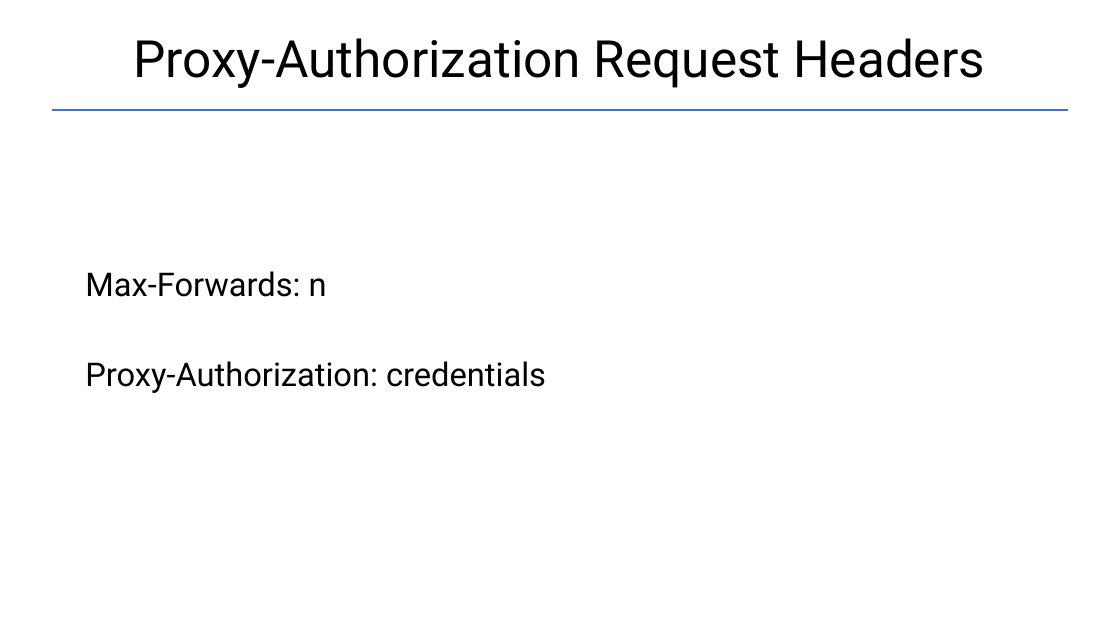
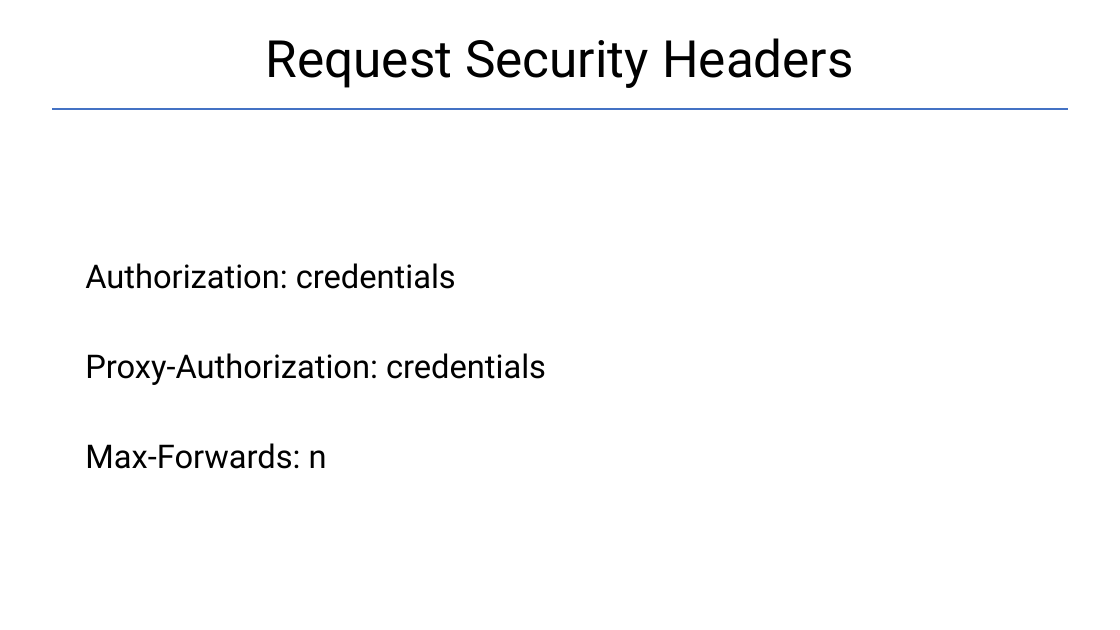
Before and after one commit to Garnik94/Levelup_presentations, a slide deck: slide 21 of Http/Http_presentation.pptx (slide 23 before the commit). Drawn at 1120x630 pixels with LibreOffice and Linux fonts; fonts in the diff are those of the drawing. Boxes give left, top, right and bottom in pixels: in the first picture for what was removed or moved away, otherwise in the second. Text is boxed around its words. In the diff, an @@ line names an element or a change of style, - is before the commit and + after.

```diff
--- a/Http/Http_presentation.pptx
+++ b/Http/Http_presentation.pptx
@@ title at box(266, 38, 854, 88): text changed @@
-Proxy-Authorization Request Headers
+Request Security Headers
@@ text "Authorization: credentials": place and size @@
-text "Authorization: credentials" at box(85, 271, 546, 393)
+text "Authorization: credentials" at box(85, 263, 546, 469)
@@ text at box(85, 263, 546, 385): paragraphs added @@
+Authorization: credentials
+Proxy-Authorization: credentials
@@ text at box(85, 361, 546, 393): paragraph removed @@
-Proxy-Authorization: credentials
```
Also in this commit, not shown: 4 other slides changed, 1 slide removed, 1 other file.
